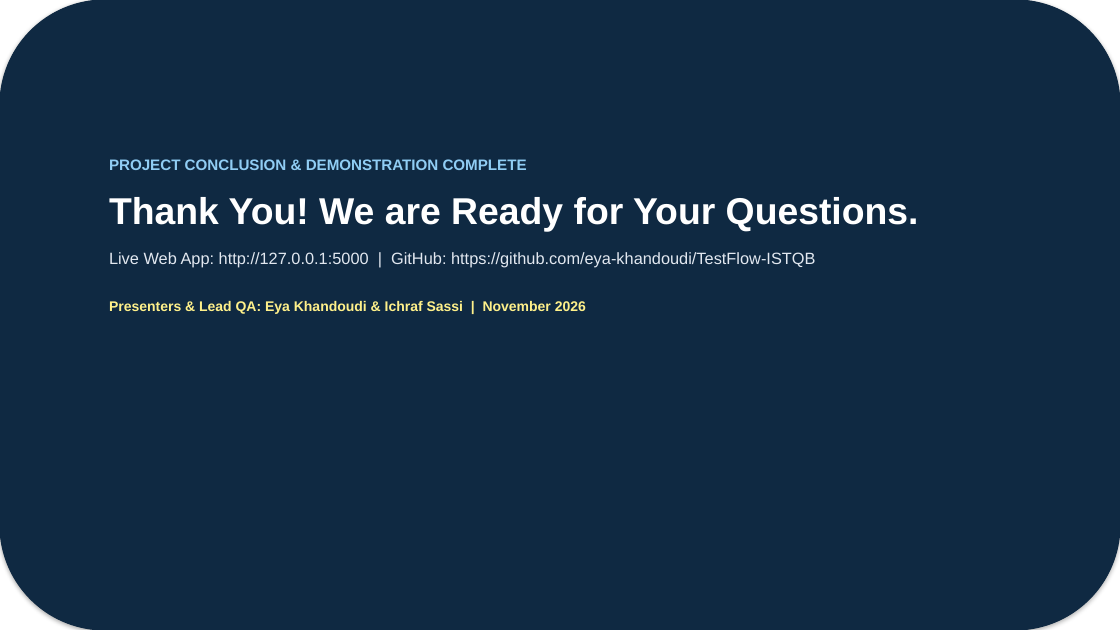
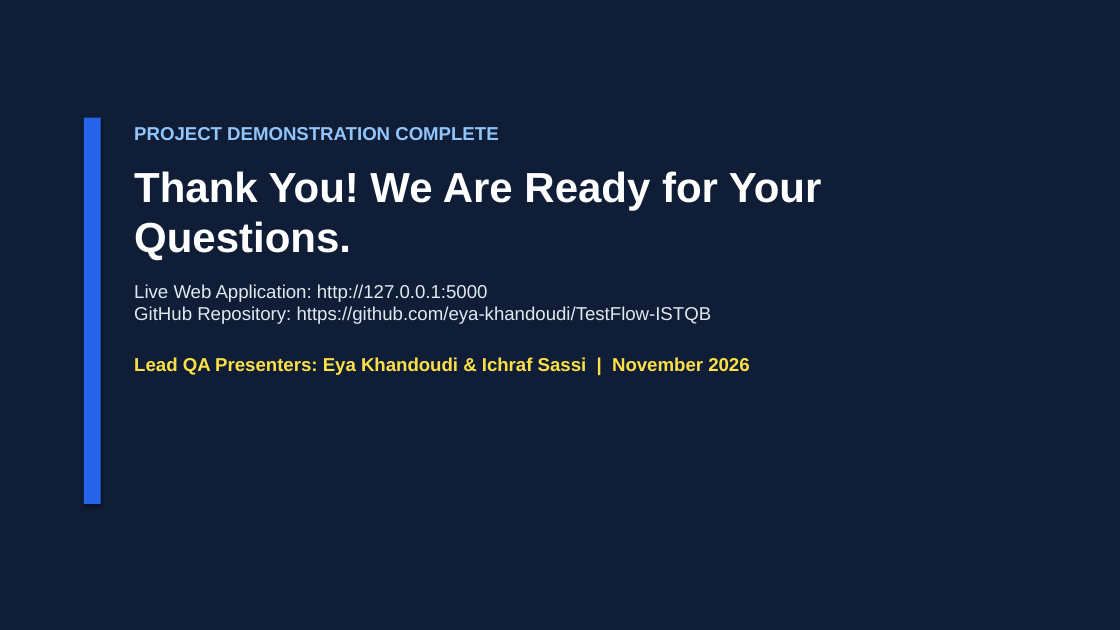
Before and after one commit to eya-khandoudi/TestFlow-ISTQB, a slide deck: slide 13 of docs/TestFlow_ISTQB_Presentation.pptx. Drawn at 1120x630 pixels with LibreOffice and Linux fonts; fonts in the diff are those of the drawing. Boxes give left, top, right and bottom in pixels: in the first picture for what was removed or moved away, otherwise in the second. Text is boxed around its words. In the diff, an @@ line names an element or a change of style, - is before the commit and + after.

Commit message:
Enhance TestFlow presentation with modern 16:9 design and large readable typography

```diff
--- a/docs/TestFlow_ISTQB_Presentation.pptx
+++ b/docs/TestFlow_ISTQB_Presentation.pptx
@@ rectangle at (x1=0, y1=0, x2=1120, y2=630): rounded rectangle to rectangle; fill #0F2942 to #0F1E36; outline #0F2942 1 pt to none @@
@@ rectangle added at (x1=84, y1=118, x2=101, y2=504), fill #2563EB @@
@@ text at (x1=134, y1=127, x2=821, y2=375): text changed; size 14 to 16 pt @@
-PROJECT CONCLUSION & DEMONSTRATION COMPLETE
-Thank You! We are Ready for Your Questions.
-Live Web App: http://127.0.0.1:5000 | GitHub: https://github.com/eya-khandoudi/TestFlow-ISTQB
-Presenters & Lead QA: Eya Khandoudi & Ichraf Sassi | November 2026
+PROJECT DEMONSTRATION COMPLETE
+Thank You! We Are Ready for Your Questions.
+Live Web Application: http://127.0.0.1:5000
+GitHub Repository: https://github.com/eya-khandoudi/TestFlow-ISTQB
+Lead QA Presenters: Eya Khandoudi & Ichraf Sassi | November 2026
```
Also in this commit, not shown: 12 other slides changed, 2 other files.
